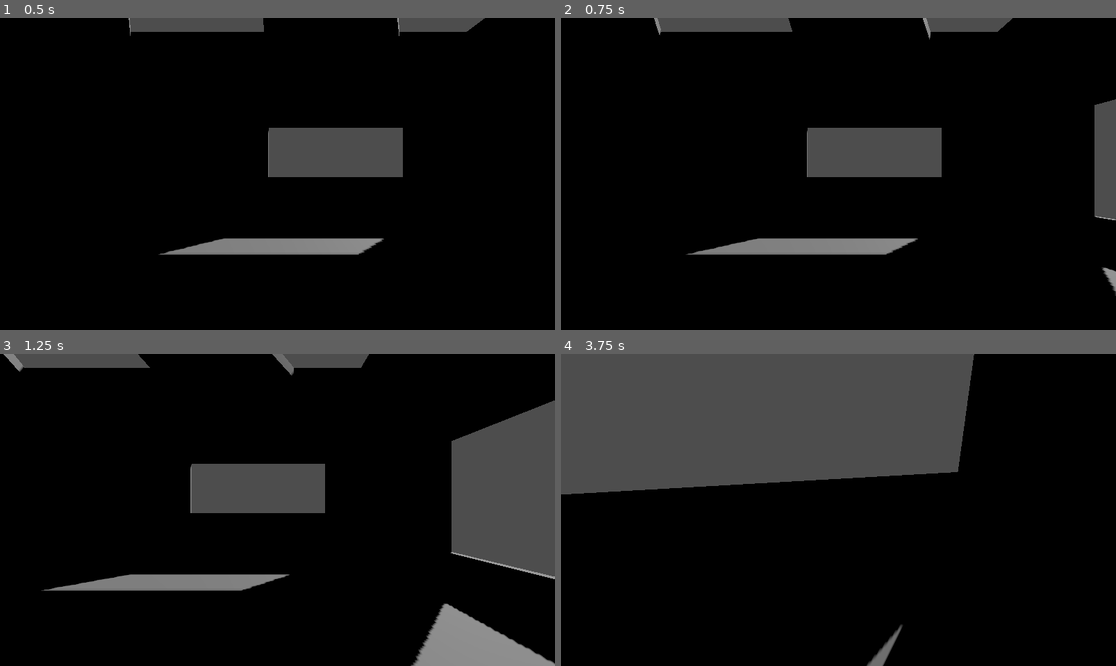
Above: before the commit, frames 1-4 (two rows, left to right).
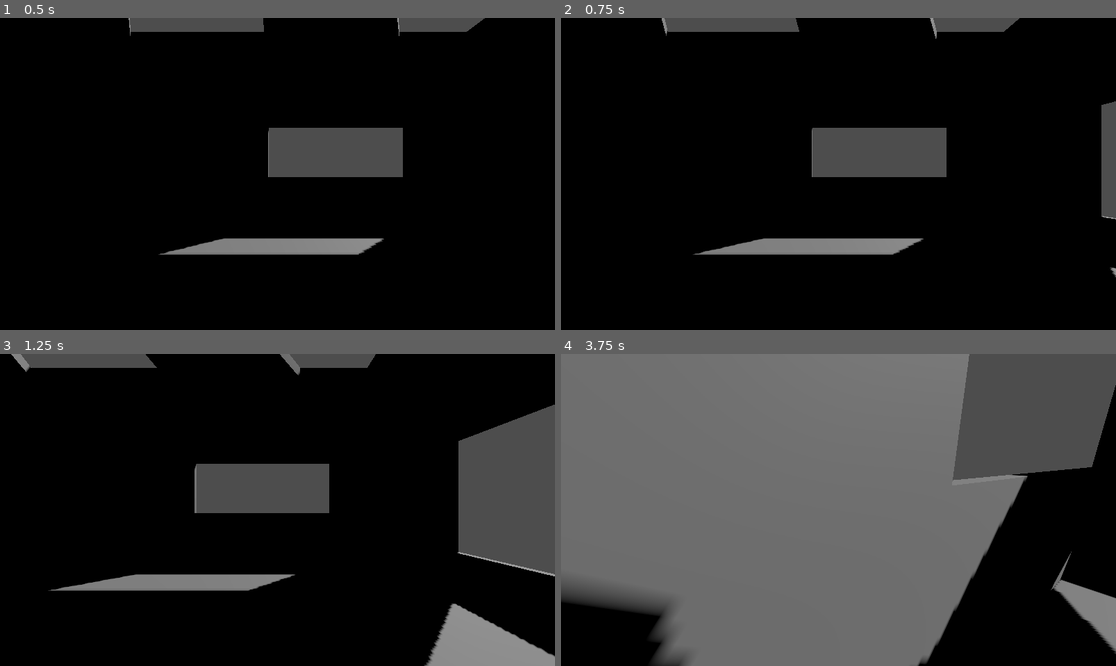
Above: after the commit, the same moments.

Repository: EMOLACRIA/Physics-based-character-movement
Game: Godot game, scene res://Scene/node_3d.tscn
The game is run twice, just before and just after one commit, with the same random seed, the same clock (stepped at 60 frames per second) and the same inputs. The engine's default icon, where the game draws it, is replaced by a stand-in: a white triangle on a blue panel in a dark square.
Inputs (mouse positions are in pixels of both pictures, inside the frame that each line leads up to):
- Up to frame 1 (0.5 s): no input
- Up to frame 2 (0.75 s): tap Enter at 0.5 s; move the mouse to (960, 158) at 0.52 s; press the mouse at (960, 158) at 0.53 s; hold D (right) from 0.53 s (still down)
- Up to frame 3 (1.25 s): keep holding D (right)
- Up to frame 4 (3.75 s): move the mouse to (810, 510) at 1.27 s; release D (right) at 1.28 s; release the mouse at (810, 510) at 1.28 s; hold W (forward) from 1.28 s (still down); tap E (Interact) at 1.35, 3.6 s; click (810, 510) at 1.55 s; move the mouse to (849, 503) at 2.02 s; press the mouse at (849, 503) at 2.03 s; move the mouse to (832, 516) at 2.77 s; release the mouse at (832, 516) at 2.78 s; click (832, 516) at 2.85 s; move the mouse to (877, 513) at 3.52 s; press the mouse at (877, 513) at 3.53 s

Frame 1 is identical in both runs. In frame 2, 1.4% of the frame differs, in the area x 16-100%, y 0-90%; in frame 3, 2.6%; in frame 4, 81%, in the area x 0-100%, y 0-100%.

Commit message:
Mechanic 2 - Ground Acceleration

Diff:
--- a/Scripts/character_body_3d.gd
+++ b/Scripts/character_body_3d.gd
@@ -1,10 +1,14 @@
 extends CharacterBody3D
 
-var max_ground_speed = 8.13
+@export var max_ground_speed: float = 8.13
+@export var ground_accelerate: float = 10.0
+@export var look_sensitivity: float = 0.006
 
-@export var look_sensitivity = 0.006
+
+
 @onready var cast = %SeeCast
 @onready var interacttxt = %Intertact
+
 
 
 func _unhandled_input(event):
@@ -38,7 +42,7 @@
 	# Etkileşime geçebileceği objenin önüne gelince bir text çıkartır ve
 	# etkileşime geçince "interacted" fonksiyonunu çalıştırır
 
-	process_ground_movement()
+	process_ground_movement(delta)
 
 	move_and_slide()
 
@@ -63,11 +67,27 @@
 	return input_dir.length() * max_ground_speed
 	# Girdinin kuvvetine göre max_ground_speed hesaplanır
 
-func process_ground_movement() -> void:
+func process_ground_movement(delta: float) -> void:
 	var wish_dir = get_wish_direction()
 	var wish_speed = get_wish_speed()
 
-	velocity.x = wish_dir.x * wish_speed
-	velocity.z = wish_dir.z * wish_speed
+	accelerate(wish_dir, wish_speed, delta)
 
-	#Bu fonksiyon ise wish_dir/speed'i kapsül'ün x ve z ekenindeki velocity'sine uygular.
+	# Wish_dir ve wish_speed'e uygun bir şekilde kapsülün velocity'sini kademeli olarak artırır.
+
+func accelerate(wish_dir: Vector3, wish_speed: float, delta: float) -> void:
+	var current_speed = velocity.dot(wish_dir)
+	var add_speed = wish_speed - current_speed
+
+	# Kapsülün güncel hızını hesaplar (current_speed) ve
+	# Ne kadar hız eklemesi gerektiğini hesaplar (add_speed()
+
+	if add_speed <= 0:
+		return
+
+	var accel_speed = ground_accelerate * delta * wish_speed
+	accel_speed = minf(accel_speed, add_speed)
+
+	velocity += wish_dir * accel_speed
+
+	# Kapsülün kademeli hızlandırmasını hesaplar ve velocity'ye ekler.
